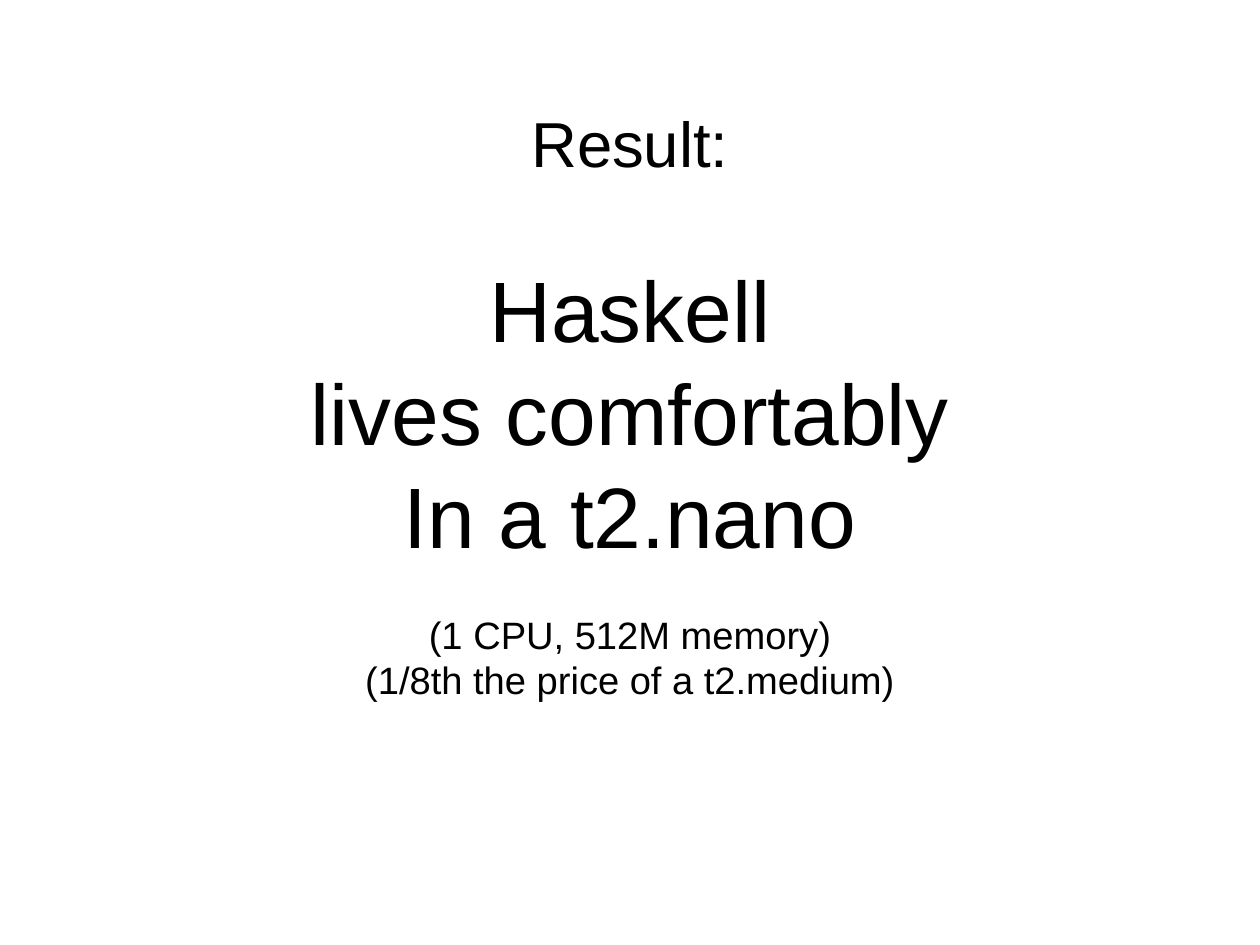
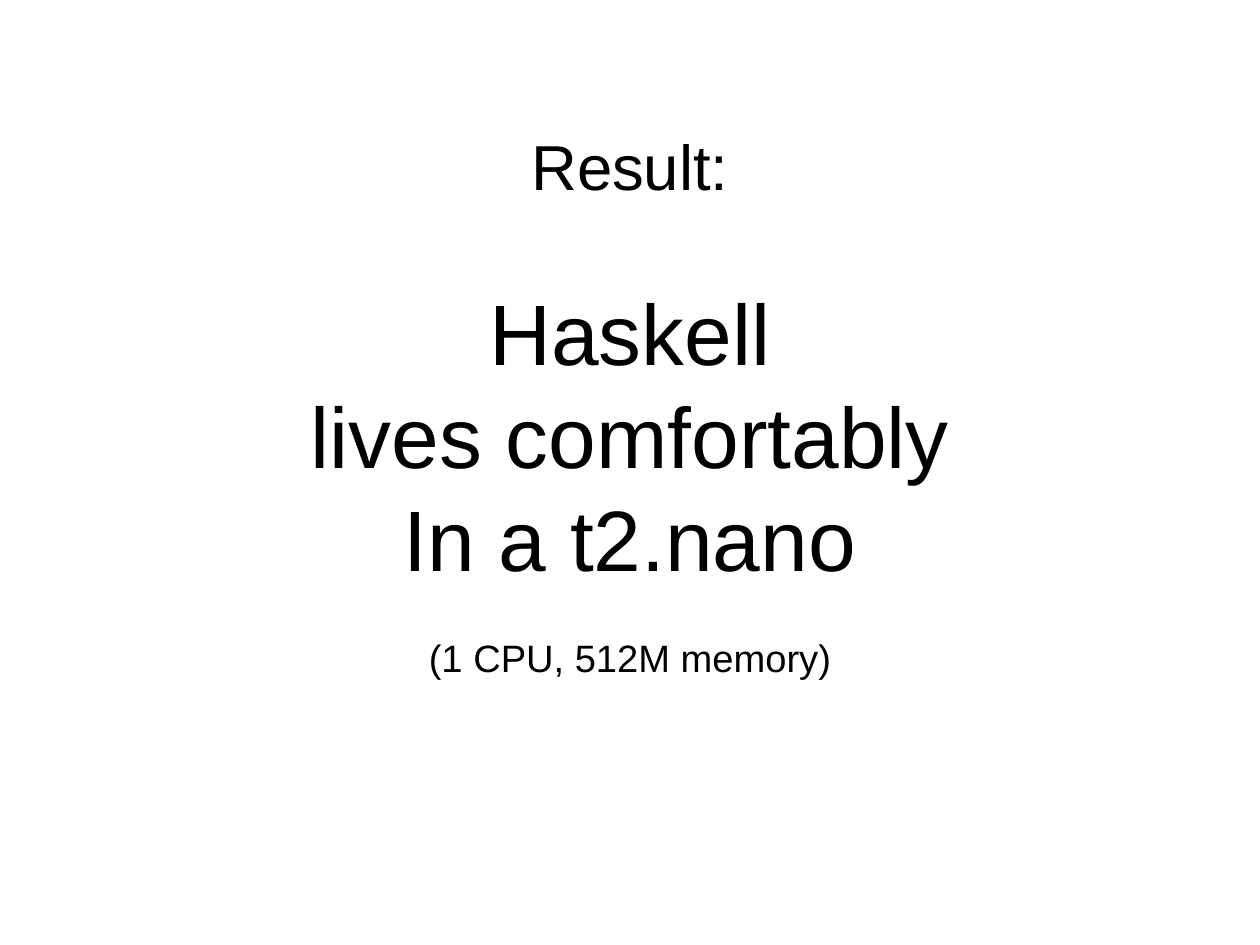
Before and after one commit to bhurt/presentations, a slide deck: slide 67 of webserve.odp. Drawn at 1260x945 pixels with LibreOffice and Linux fonts; fonts in the diff are those of the drawing. Boxes give left, top, right and bottom in pixels: in the first picture for what was removed or moved away, otherwise in the second. Text is boxed around its words. In the diff, an @@ line names an element or a change of style, - is before the commit and + after.

```diff
--- a/webserve.odp
+++ b/webserve.odp
@@ subtitle at box(365, 666, 895, 702): paragraph removed @@
-(1/8th the price of a t2.medium)
```
Also in this commit, not shown: 20 other slides changed, 1 slide added.
